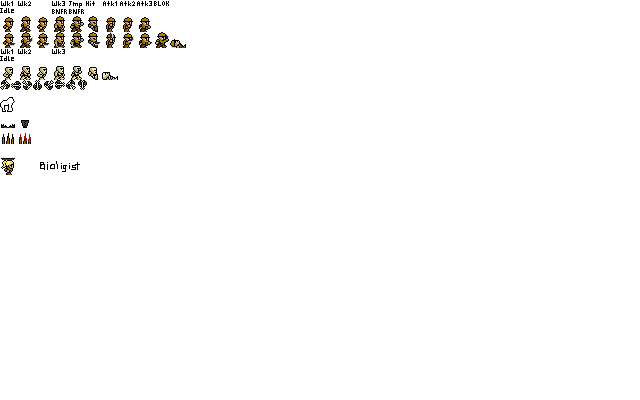
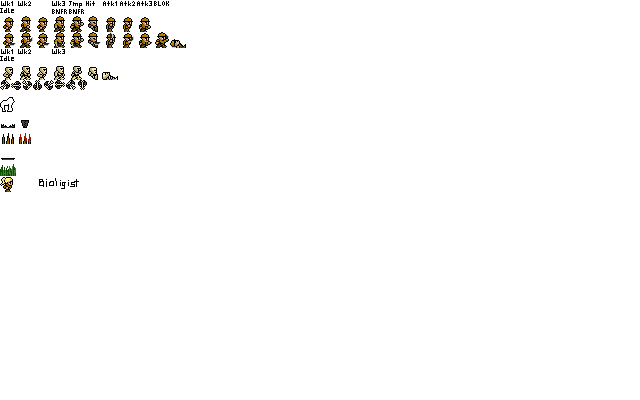
Before/after of a 640x400 layered artwork. What changed in the layer stack:
painted on "sprites" over bbox(0, 160, 80, 192)
